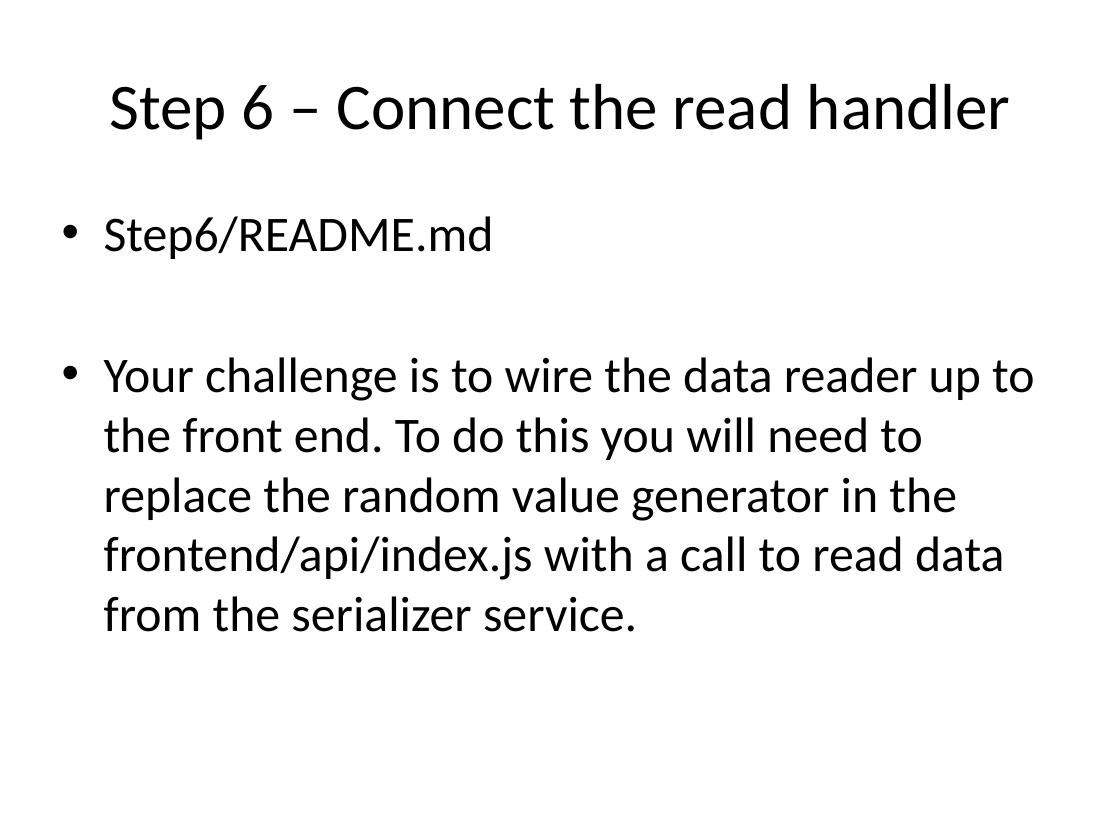
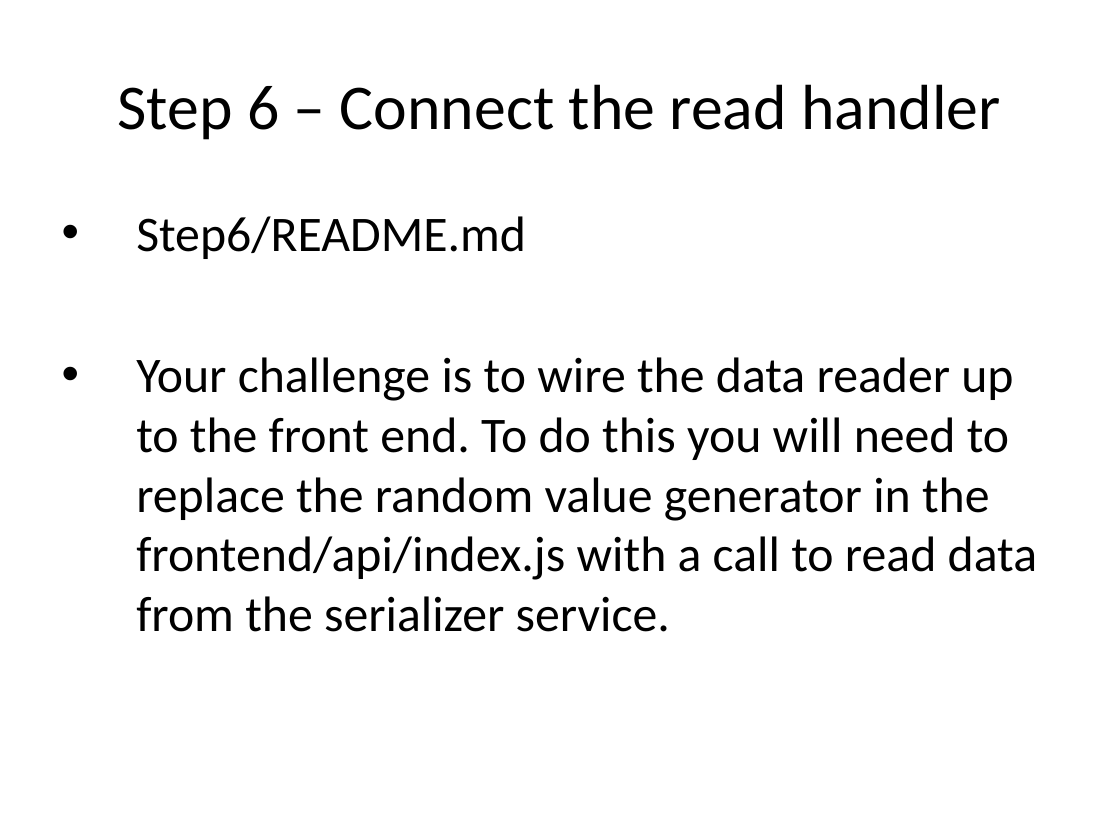
Before and after one commit to nearform/developing-microservices, a slide deck: slide 16 of presentation.pptx (slide 17 before the commit). Drawn at 1120x840 pixels with LibreOffice and Linux fonts; fonts in the diff are those of the drawing; background and template pictures are left out. Boxes give left, top, right and bottom in pixels: in the first picture for what was removed or moved away, otherwise in the second. Text is boxed around its words. In the diff, an @@ line names an element or a change of style, - is before the commit and + after.

```diff
--- a/presentation.pptx
+++ b/presentation.pptx
@@ title "Step 6 – Connect the ..." at [118, 84, 1000, 140]: size 41.8 to 41 pt @@
@@ text "Step6/README.md" at [136, 216, 1037, 632]: indent changed @@
```
Also in this commit, not shown: 13 other slides changed, 1 slide removed.
